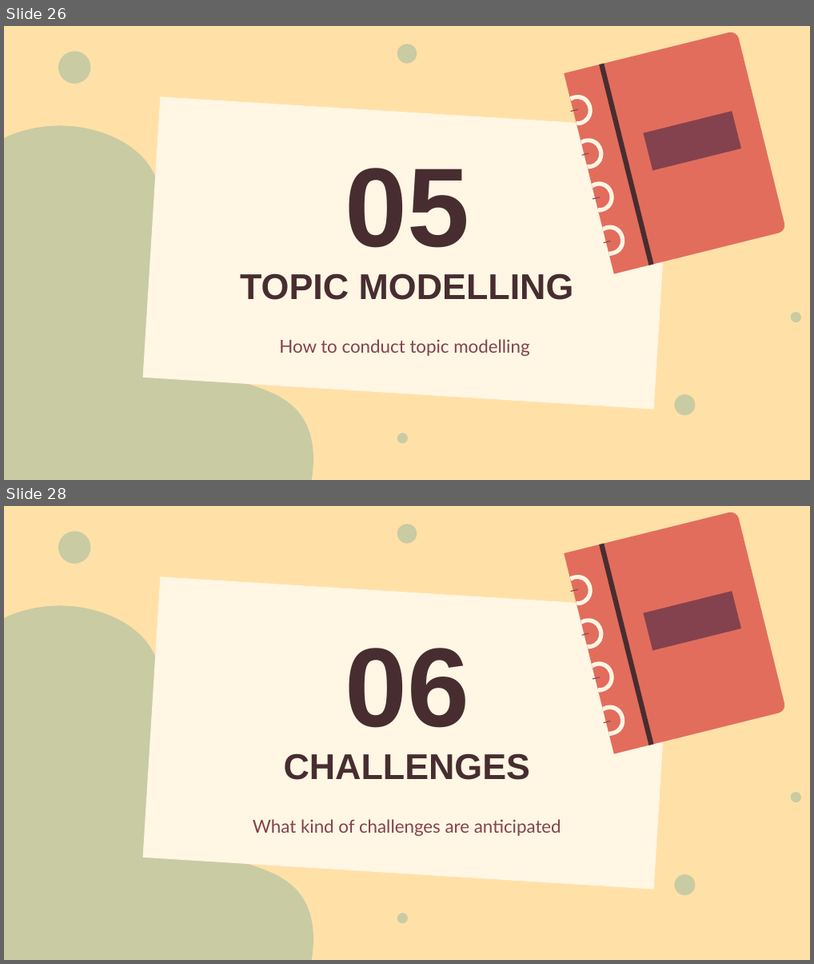
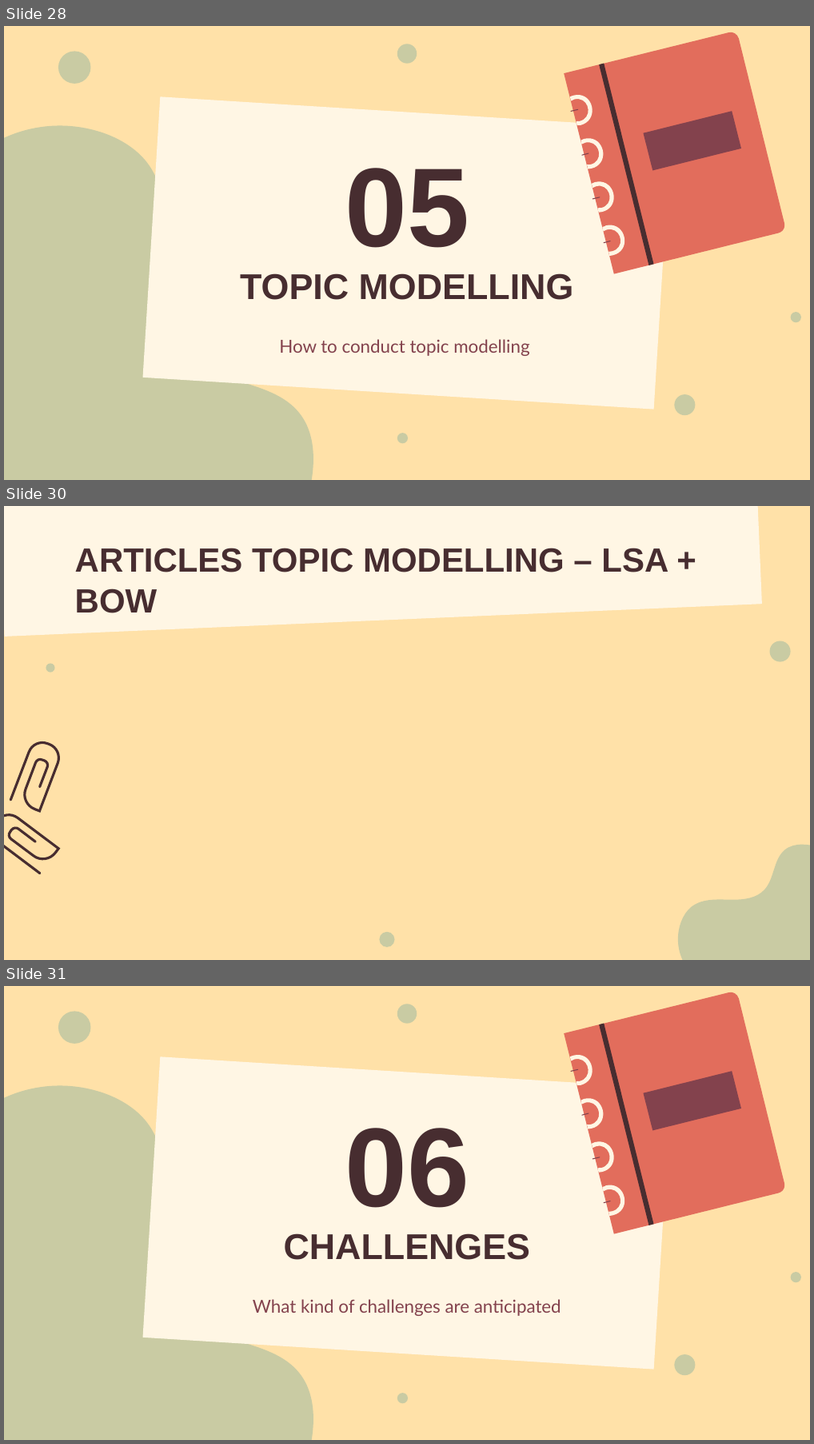
Before and after one commit to LiyanaRoslie/ds-keywords, a slide deck: Capstone_presentation_v1.1.pptx. Shown one above the other, each under a label of ours: slides 26 and 28 before the commit, slides 28, 30 and 31 after it; the slides between them are not shown. The pictures are 814x964 and 814x1444 pixels, drawn with LibreOffice and Linux fonts; fonts in the diff are those of the drawing. Boxes give left, top, right and bottom in pixels: in the first picture for what was removed or moved away, otherwise in the second. Text is boxed around its words. In the diff, an @@ line names an element or a change of style, - is before the commit and + after.

```diff
--- a/Capstone_presentation_v1.1.pptx
+++ b/Capstone_presentation_v1.1.pptx
@@ slide 30 added at box(4, 506, 810, 960), background #FFE1A8 @@
@@ rectangle added at box(4, 506, 763, 637), fill #FFF6E4 @@
@@ title added at box(75, 548, 669, 613), 30 pt, text #472D30, bold @@
+ARTICLES TOPIC MODELLING – LSA + BOW
@@ ellipse added at box(770, 640, 791, 662), fill #C9CBA3 @@
@@ ellipse added at box(46, 664, 55, 672), fill #C9CBA3 @@
@@ freeform shape added at box(4, 736, 74, 818), outline #472D30 2.25 pt @@
@@ freeform shape added at box(4, 812, 59, 873), outline #472D30 2.25 pt @@
@@ freeform shape added at box(677, 844, 810, 959), fill #C9CBA3 @@
@@ ellipse added at box(380, 932, 395, 947), fill #C9CBA3 @@
@@ what was slide 26 is now slide 28 @@
@@ what was slide 28 is now slide 31 @@
```
Also in this commit, not shown: 3 slides changed, 2 other slides added.
